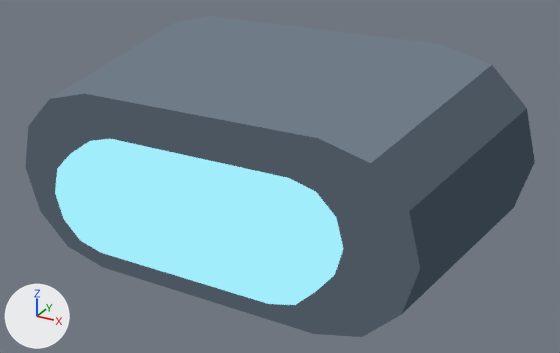
One commit to the glTF model Assets/TD2/Screen3D/Kit07/white3d/Signal_Lamp.gltf: the scene before it, then after it.
Camera for both pictures: a 50 mm lens placed at (0.241, -0.492, 0.265), pointed at (-0.002, -0.05, 0.045). The axes (+X, +Y, +Z) are drawn at lower left. The lights are the same throughout. The older version comes first.

In view in the first picture: 'Signal_Lamp_baked'.
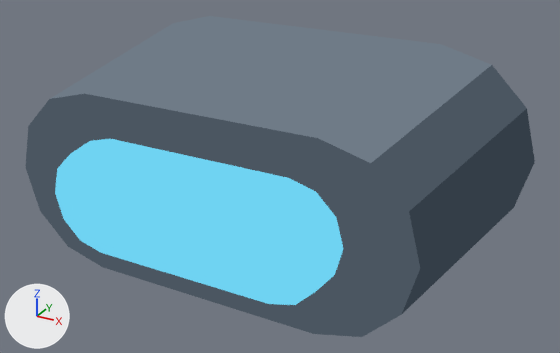
Edits to the bpy script that builds the scene:
```text
Change mat_k07_white_link_light:
    where n0 = _N.new('ShaderNodeEmission'); n0.name = 'Emission'
    n0.inputs[0].default_value: (0.361, 0.847, 0.965, 1.0) -> (0.159, 0.651, 0.888, 1.0)  # 'Color', cyan #a2edfb -> 'Color', cyan #6fd3f2
```

Changed parts and their boxes (x1, y1, x2, y2) in the pictures (560 x 353 px):
'Signal_Lamp_baked', recoloured: (52, 136, 346, 308) in both
